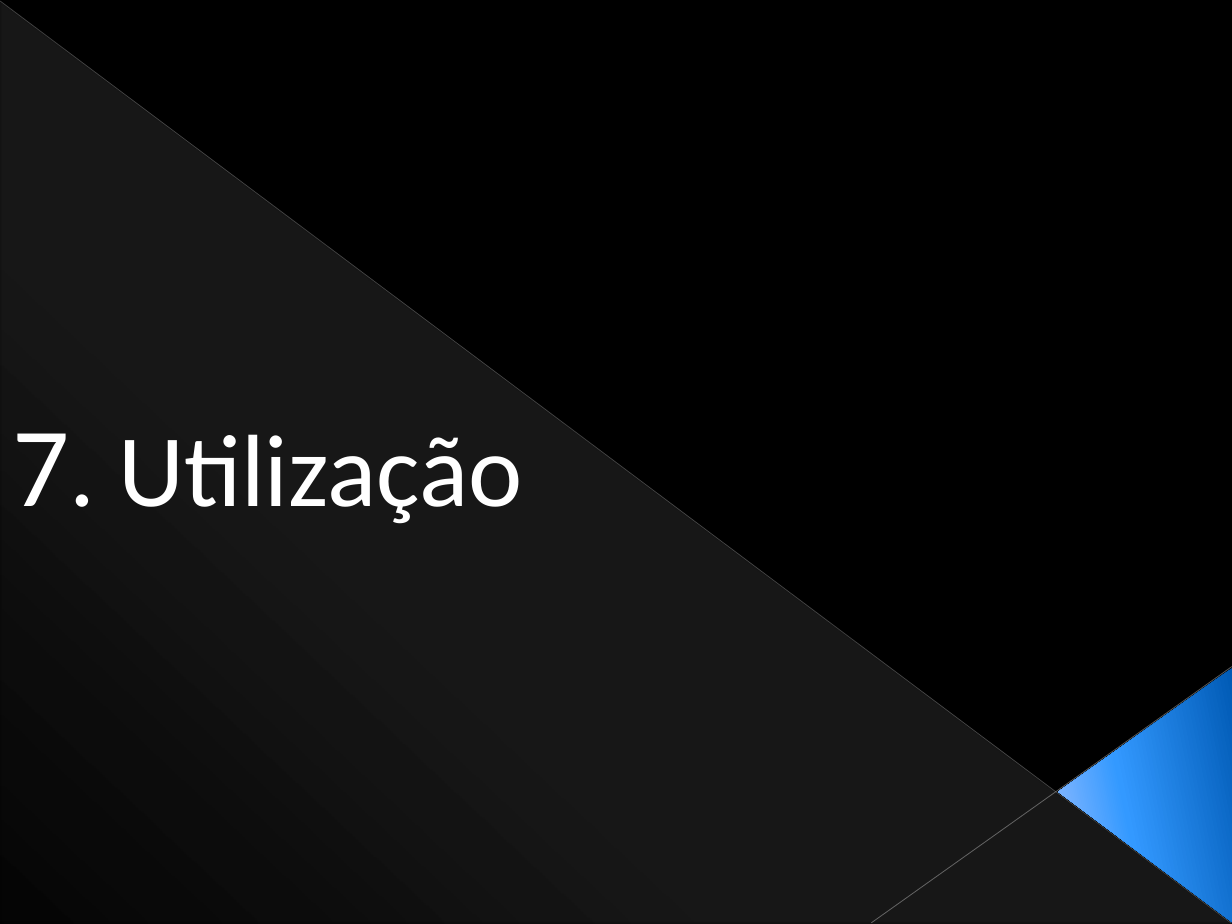
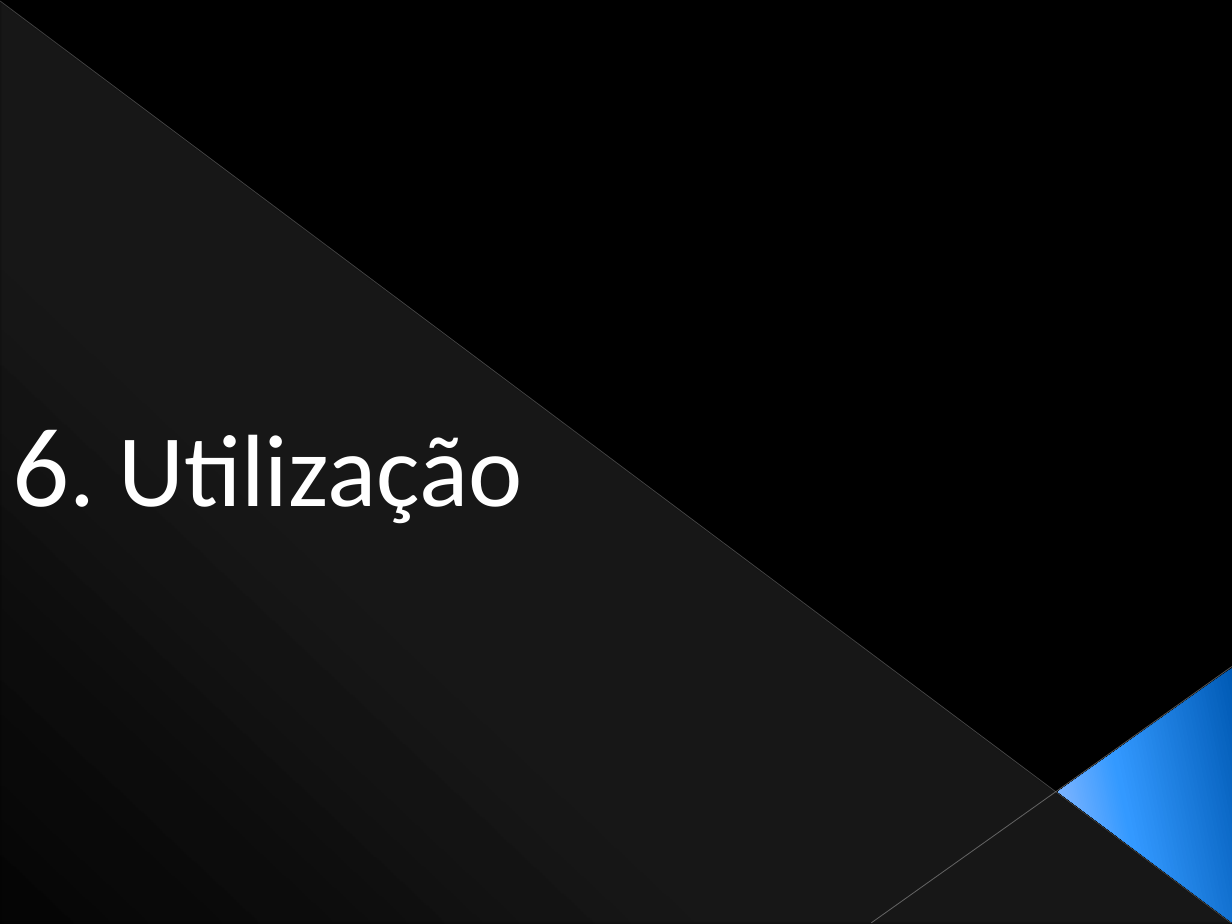
Before and after one commit to Netivski/projectoseminario, a slide deck: slide 29 of Apresentação Final/Presentation Sketch.pptx (slide 33 before the commit). Drawn at 1232x924 pixels with LibreOffice and Linux fonts; fonts in the diff are those of the drawing. Boxes give left, top, right and bottom in pixels: in the first picture for what was removed or moved away, otherwise in the second. Text is boxed around its words. In the diff, an @@ line names an element or a change of style, - is before the commit and + after.

```diff
--- a/Apresentação Final/Presentation Sketch.pptx
+++ b/Apresentação Final/Presentation Sketch.pptx
@@ text at box(12, 429, 522, 524): text changed @@
-7. Utilização
+6. Utilização
```
Also in this commit, not shown: 27 other slides changed, 2 slides added, 7 slides removed.
